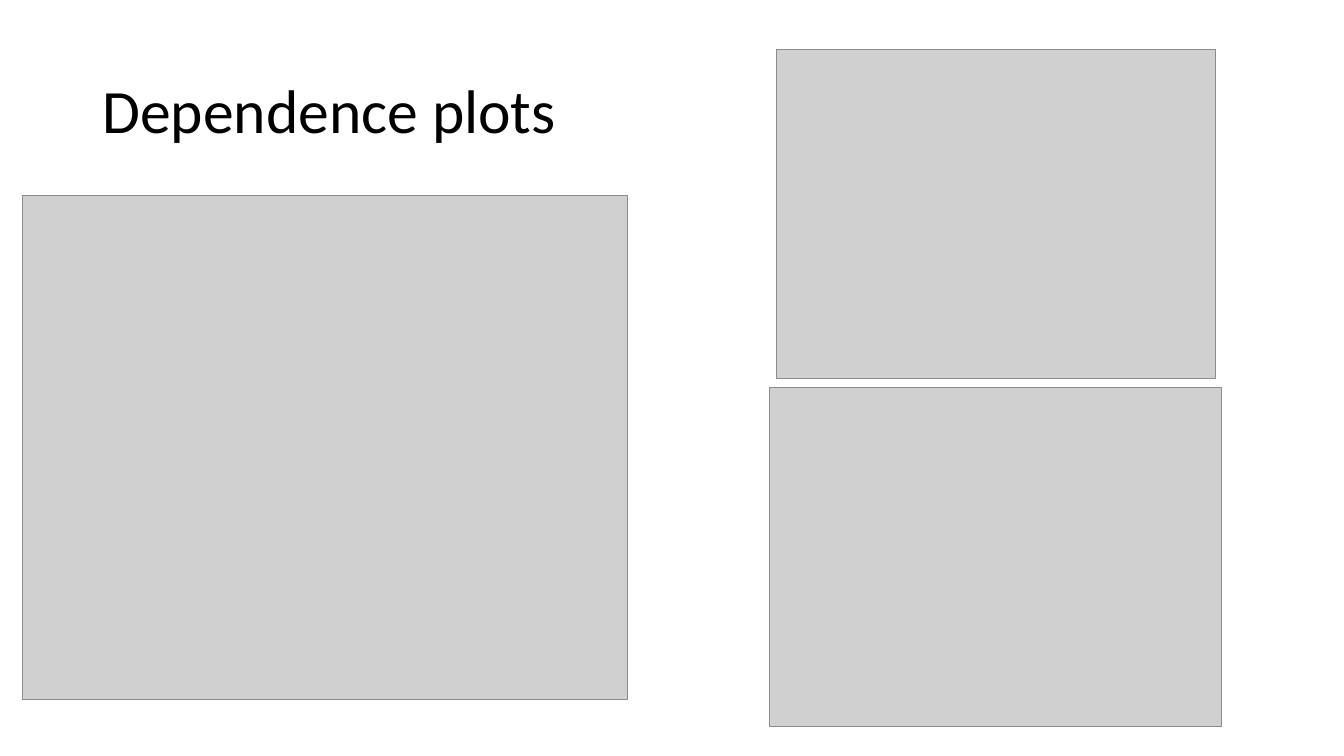
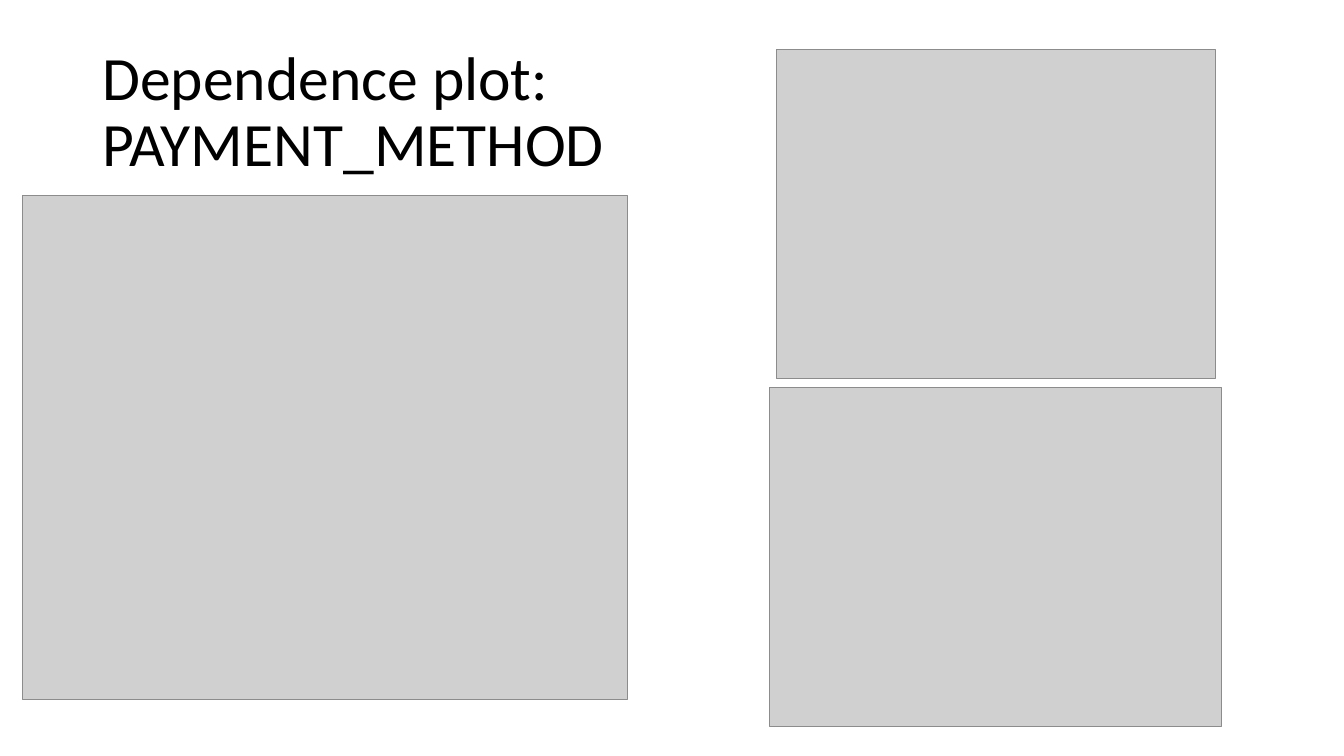
Before and after one commit to theochavannes/home-insurance, a slide deck: slide 11 of Home Insurance dataset case study.pptx. Drawn at 1344x756 pixels with LibreOffice and Linux fonts; fonts in the diff are those of the drawing; grey boxes stand for pictures. Boxes give left, top, right and bottom in pixels: in the first picture for what was removed or moved away, otherwise in the second. Text is boxed around its words. In the diff, an @@ line names an element or a change of style, - is before the commit and + after.

```diff
--- a/Home Insurance dataset case study.pptx
+++ b/Home Insurance dataset case study.pptx
@@ title at bbox=[102, 57, 603, 175]: text changed @@
-Dependence plots
+Dependence plot:
+PAYMENT_METHOD
```
Also in this commit, not shown: 5 other slides changed.
